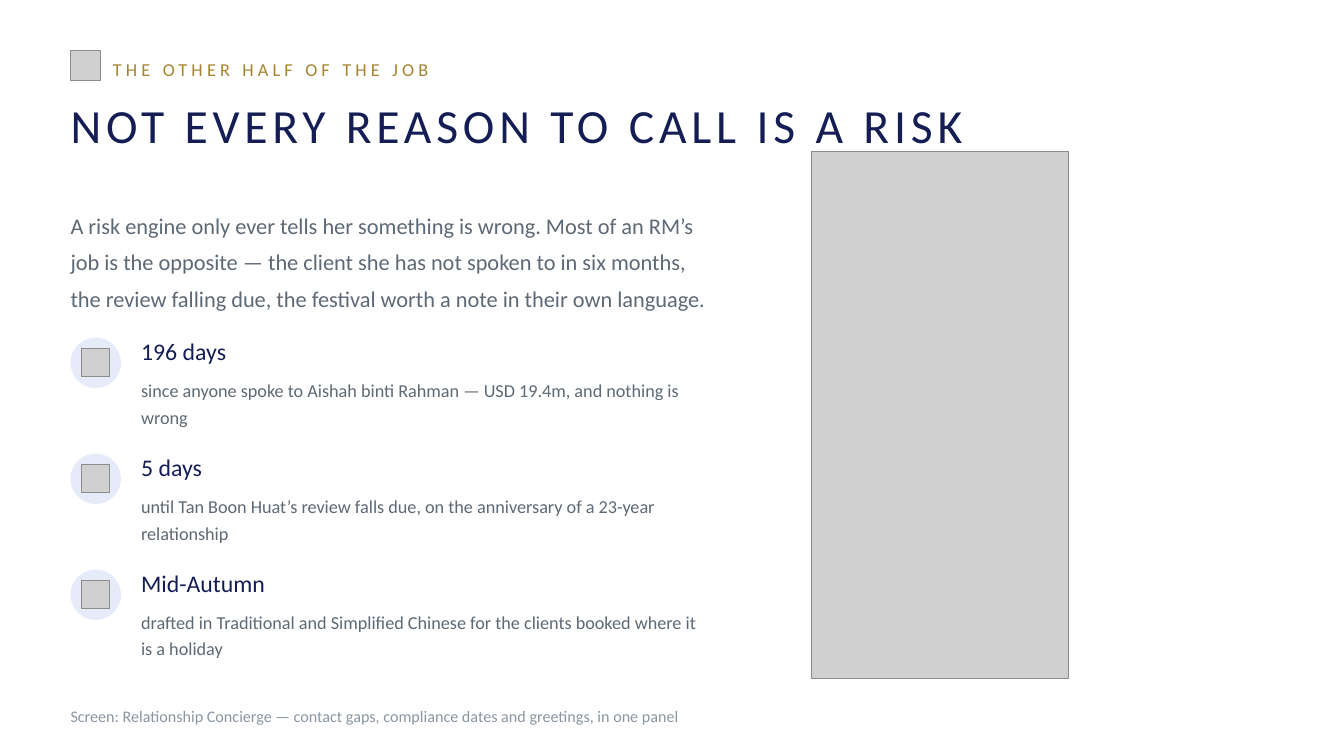
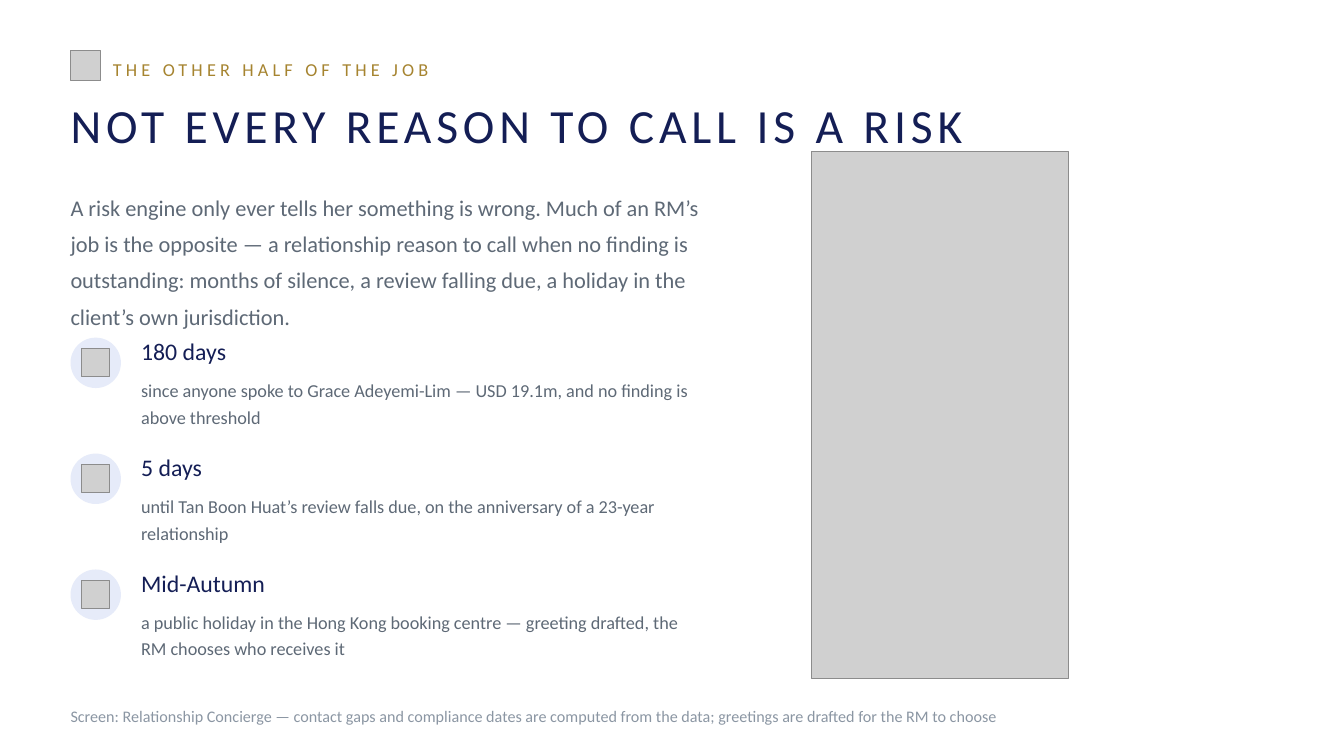
Before and after one commit to jvvinoth/Foresight-RM, a slide deck: slide 8 of docs/Foresight-RM-Pitch.pptx. Drawn at 1344x756 pixels with LibreOffice and Linux fonts; fonts in the diff are those of the drawing; grey boxes stand for pictures. Boxes give left, top, right and bottom in pixels: in the first picture for what was removed or moved away, otherwise in the second. Text is boxed around its words. In the diff, an @@ line names an element or a change of style, - is before the commit and + after.

```diff
--- a/docs/Foresight-RM-Pitch.pptx
+++ b/docs/Foresight-RM-Pitch.pptx
@@ text at <box>71,200,698,329</box>: text changed @@
-A risk engine only ever tells her something is wrong. Most of an RM’s job is the opposite — the client she has not spoken to in six months, the review falling due, the festival worth a note in their own language.
+A risk engine only ever tells her something is wrong. Much of an RM’s job is the opposite — a relationship reason to call when no finding is outstanding: months of silence, a review falling due, a holiday in the client’s own jurisdiction.
@@ text at <box>141,343,226,364</box>: text changed @@
-196 days
+180 days
@@ text at <box>141,384,687,424</box>: text changed @@
-since anyone spoke to Aishah binti Rahman — USD 19.4m, and nothing is wrong
+since anyone spoke to Grace Adeyemi-Lim — USD 19.1m, and no finding is above threshold
@@ text at <box>141,616,678,655</box>: text changed @@
-drafted in Traditional and Simplified Chinese for the clients booked where it is a holiday
+a public holiday in the Hong Kong booking centre — greeting drafted, the RM chooses who receives it
@@ text at <box>71,711,997,725</box>: text changed @@
-Screen: Relationship Concierge — contact gaps, compliance dates and greetings, in one panel
+Screen: Relationship Concierge — contact gaps and compliance dates are computed from the data; greetings are drafted for the RM to choose
```
Also in this commit, not shown: 2 other slides changed, 4 other files.
